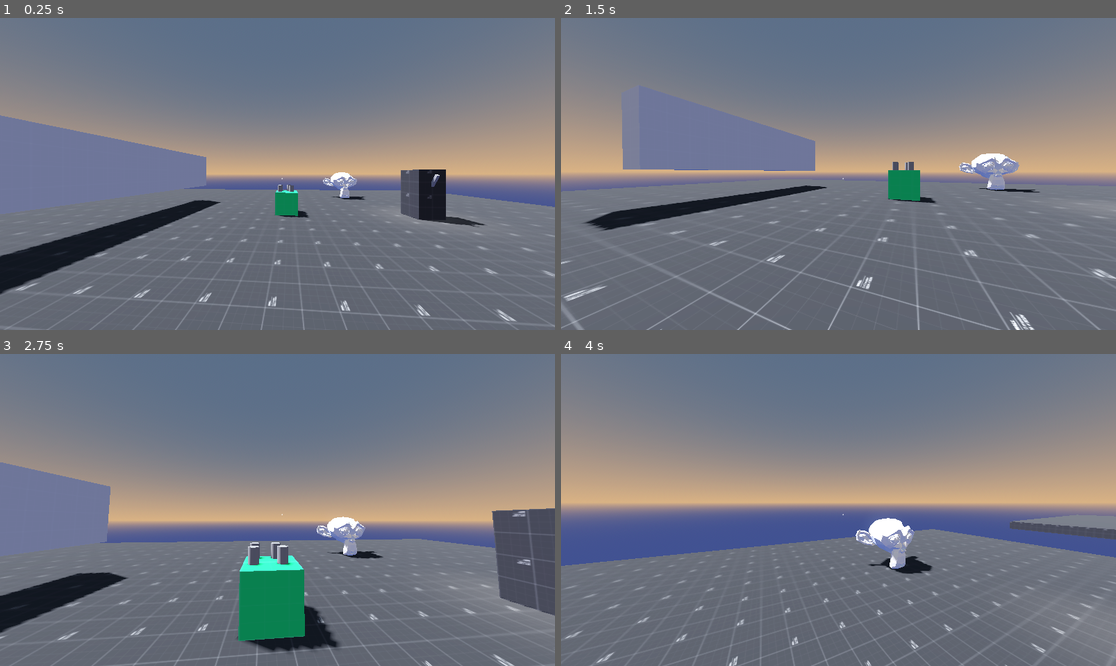
Above: before the commit, frames 1-4 (two rows, left to right).
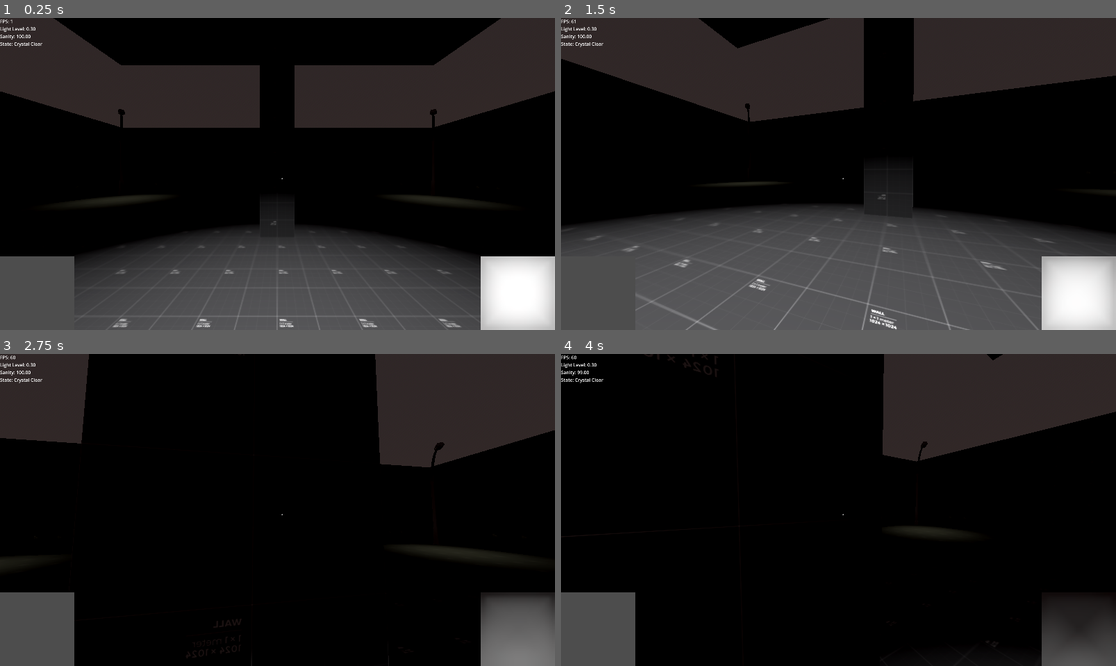
Above: after the commit, the same moments.

Repository: CrookedSmileStudios/ultimate_immersive_fps_horror
Game: Godot game, scene res://levels/sanity.tscn
Same seed, same stepped clock (60 frames per second), same inputs: the game is played once before the commit and once after it. Before the commit the project starts from res://levels/sandbox.tscn.
Inputs (mouse positions are in pixels of both pictures, inside the frame that each line leads up to):
- Up to frame 1 (0.25 s): no input
- Up to frame 2 (1.5 s): move the mouse to (866, 174) at 0.52 s; hold Ctrl (crouch) 0.53-1.28 s; hold W (forward) from 0.53 s (still down); tap Space (jump) at 0.77 s; move the mouse to (810, 174) at 1.27 s; click (810, 174) at 1.35 s
- Up to frame 3 (2.75 s): keep holding W (forward); tap Space (jump) at 1.52 s; move the mouse to (288, 503) at 2.02 s; right-click (288, 503) at 2.1 s
- Up to frame 4 (4 s): keep holding W (forward); move the mouse to (832, 516) at 2.77 s; tap Shift (sprint) at 2.85 s; tap Space (jump) at 3.02, 3.77 s; move the mouse to (877, 513) at 3.52 s; hold Ctrl (crouch) from 3.53 s (still down)

The runs differ from the first frame. In frame 1, 98% of the frame differs, in the area x 0-100%, y 0-100%; in frame 2, 95%; in frame 3, 99%; in frame 4, 100%.

Commit message:
light detection and basic sanity effects

Diff:
--- /dev/null
+++ b/assets/streetlight/streetlight.tscn
@@ -0,0 +1,12 @@
+[gd_scene load_steps=2 format=3 uid="uid://bocfqnlvmtbs3"]
+
+[ext_resource type="PackedScene" uid="uid://y8e5ahfsfkqj" path="res://assets/streetlight/Street Light.glb" id="1_xkck5"]
+
+[node name="Streetlight" instance=ExtResource("1_xkck5")]
+
+[node name="SpotLight3D" type="SpotLight3D" parent="." index="1"]
+transform = Transform3D(1, 0, 0, 0, -0.258819, 0.965926, 0, -0.965926, -0.258819, 0, 6.19898, 2.4173)
+light_color = Color(0.99345, 1, 0.806687, 1)
+light_energy = 5.0
+spot_range = 8.0
+spot_angle = 35.0
--- /dev/null
+++ b/levels/sanity.tscn
@@ -0,0 +1,127 @@
+[gd_scene load_steps=8 format=3 uid="uid://rx5fgdlb6d6l"]
+
+[ext_resource type="Texture2D" uid="uid://o2n1nqo1yahd" path="res://assets/kenney_protoype_textures/PNG/Dark/texture_13.png" id="1_cmxv0"]
+[ext_resource type="PackedScene" uid="uid://bocfqnlvmtbs3" path="res://assets/streetlight/streetlight.tscn" id="2_c73gi"]
+[ext_resource type="PackedScene" uid="uid://luy7w0qfph84" path="res://player/player.tscn" id="2_crchu"]
+
+[sub_resource type="ProceduralSkyMaterial" id="ProceduralSkyMaterial_crchu"]
+sky_top_color = Color(0.192713, 0.165358, 0.166351, 1)
+sky_horizon_color = Color(0.215523, 0.173418, 0.16469, 1)
+ground_bottom_color = Color(0, 0, 0, 1)
+ground_horizon_color = Color(0.215523, 0.173418, 0.16469, 1)
+
+[sub_resource type="Sky" id="Sky_c73gi"]
+sky_material = SubResource("ProceduralSkyMaterial_crchu")
+
+[sub_resource type="Environment" id="Environment_4m1x3"]
+background_mode = 2
+sky = SubResource("Sky_c73gi")
+glow_enabled = true
+volumetric_fog_enabled = true
+volumetric_fog_density = 0.2
+volumetric_fog_albedo = Color(0, 0, 0, 1)
+
+[sub_resource type="StandardMaterial3D" id="StandardMaterial3D_c73gi"]
+albedo_texture = ExtResource("1_cmxv0")
+uv1_triplanar = true
+
+[node name="Sanity" type="Node3D"]
+
+[node name="WorldEnvironment" type="WorldEnvironment" parent="."]
+environment = SubResource("Environment_4m1x3")
+
+[node name="DirectionalLight3D" type="DirectionalLight3D" parent="."]
+transform = Transform3D(-0.866023, -0.433016, 0.250001, 0, 0.499998, 0.866027, -0.500003, 0.749999, -0.43301, 0, 0, 0)
+light_energy = 0.0
+light_indirect_energy = 0.0
+light_volumetric_fog_energy = 0.0
+shadow_enabled = true
+sky_mode = 2
+
+[node name="Env" type="Node3D" parent="."]
+
+[node name="Floor" type="CSGBox3D" parent="Env"]
+transform = Transform3D(1, 0, 0, 0, 1, 0, 0, 0, 1, 0, 0.5, 0)
+use_collision = true
+size = Vector3(30, 1, 30)
+material = SubResource("StandardMaterial3D_c73gi")
+
+[node name="Wall1" type="CSGBox3D" parent="Env"]
+transform = Transform3D(1, 0, 0, 0, 1, 0, 0, 0, 1, 0, 4, -14.5)
+use_collision = true
+size = Vector3(30, 6, 1)
+material = SubResource("StandardMaterial3D_c73gi")
+
+[node name="Wall2" type="CSGBox3D" parent="Env"]
+transform = Transform3D(1, 0, 0, 0, 1, 0, 0, 0, 1, 0, 4, 14.5)
+use_collision = true
+size = Vector3(30, 6, 1)
+material = SubResource("StandardMaterial3D_c73gi")
+
+[node name="Wall3" type="CSGBox3D" parent="Env"]
+transform = Transform3D(-4.37114e-08, 0, -1, 0, 1, 0, 1, 0, -4.37114e-08, 14.5, 4, 0)
+use_collision = true
+size = Vector3(28, 6, 1)
+material = SubResource("StandardMaterial3D_c73gi")
+
+[node name="Wall4" type="CSGBox3D" parent="Env"]
+transform = Transform3D(-4.37114e-08, 0, -1, 0, 1, 0, 1, 0, -4.37114e-08, -14.5, 4, 0)
+use_collision = true
+size = Vector3(28, 6, 1)
+material = SubResource("StandardMaterial3D_c73gi")
+
+[node name="Post" type="CSGBox3D" parent="Env"]
+transform = Transform3D(1, 0, 0, 0, 1, 0, 0, 0, 1, -5, 3.5, 0)
+use_collision = true
+size = Vector3(1, 7, 1)
+material = SubResource("StandardMaterial3D_c73gi")
+
+[node name="Post2" type="CSGBox3D" parent="Env"]
+transform = Transform3D(1, 0, 0, 0, 1, 0, 0, 0, 1, 5, 3.5, 0)
+use_collision = true
+size = Vector3(1, 7, 1)
+material = SubResource("StandardMaterial3D_c73gi")
+
+[node name="Post3" type="CSGBox3D" parent="Env"]
+transform = Transform3D(-4.37114e-08, 0, 1, 0, 1, 0, -1, 0, -4.37114e-08, 2.18557e-07, 3.5, 5)
+use_collision = true
+size = Vector3(1, 7, 1)
+material = SubResource("StandardMaterial3D_c73gi")
+
+[node name="Post4" type="CSGBox3D" parent="Env"]
+transform = Transform3D(-4.37114e-08, 0, 1, 0, 1, 0, -1, 0, -4.37114e-08, -2.18557e-07, 3.5, -5)
+use_collision = true
+size = Vector3(1, 7, 1)
+material = SubResource("StandardMaterial3D_c73gi")
+
+[node name="Ceiling" type="CSGBox3D" parent="Env"]
+transform = Transform3D(1, 0, 0, 0, 1, 0, 0, 0, 1, 0, 7.5, 0)
+use_collision = true
+size = Vector3(12, 1, 12)
+material = SubResource("StandardMaterial3D_c73gi")
+
+[node name="Streetlight" parent="Env" instance=ExtResource("2_c73gi")]
+transform = Transform3D(-0.707107, 0, 0.707107, 0, 1, 0, -0.707107, 0, -0.707107, -13.5, 1, 13.5)
+
+[node name="SpotLight3D" parent="Env/Streetlight" index="1"]
+light_color = Color(1, 0.574422, 0.480852, 1)
+light_energy = 15.0
+
+[node name="Streetlight2" parent="Env" instance=ExtResource("2_c73gi")]
+transform = Transform3D(-0.707107, 0, -0.707107, 0, 1, 0, 0.707107, 0, -0.707107, 13.723, 1, 13.5071)
+
+[node name="Streetlight3" parent="Env" instance=ExtResource("2_c73gi")]
+transform = Transform3D(0.707107, 0, -0.707107, 0, 1, 0, 0.707107, 0, 0.707107, 13.5, 1, -13.5)
+
+[node name="Streetlight4" parent="Env" instance=ExtResource("2_c73gi")]
+transform = Transform3D(0.707107, 0, 0.707107, 0, 1, 0, -0.707107, 0, 0.707107, -13.5, 1, -13.5)
+
+[node name="SpotLight3D" type="SpotLight3D" parent="Env"]
+transform = Transform3D(1, 0, 0, 0, -4.37114e-08, 1, 0, -1, -4.37114e-08, 0, 6.86341, 0)
+light_energy = 16.0
+spot_range = 22.319
+
+[node name="Player" parent="." instance=ExtResource("2_crchu")]
+transform = Transform3D(1, 0, 0, 0, 1, 0, 0, 0, 1, 0, 1, 0)
+
+[editable path="Env/Streetlight"]
--- a/player/player.gd
+++ b/player/player.gd
@@ -48,6 +48,9 @@
 var head_bobbing_current_intensity: float = 0.0
 var head_bobbing_vector: Vector2 = Vector2.ZERO
 var head_bobbing_index: float = 0.0
+
+# Sanity Vars
+var light_level: float = 0.0
 
 func _ready() -> void:
 	Input.set_mouse_mode(Input.MOUSE_MODE_CAPTURED)
@@ -138,7 +141,6 @@
 	elif _player_state == PlayerState.SPRINTING:
 		current_speed = sprinting_speed
 
-
 func updateCamera(delta: float) -> void:
 	if player_state == PlayerState.AIR:
 		pass
@@ -174,6 +176,7 @@
 		eyes.position.x = lerp(eyes.position.x , 0.0 ,delta*lerp_speed)
 
 func set_camera_locked(locked: bool) -> void:
+
 	if locked:
 		current_sensitivity = 0.0
 		sensitivity_fading_in = false
--- a/player/player.tscn
+++ b/player/player.tscn
@@ -1,15 +1,29 @@
-[gd_scene load_steps=9 format=3 uid="uid://luy7w0qfph84"]
+[gd_scene load_steps=13 format=3 uid="uid://luy7w0qfph84"]
 
 [ext_resource type="Script" uid="uid://chmo46pkxaexp" path="res://player/player.gd" id="1_oul6g"]
 [ext_resource type="Texture2D" uid="uid://dgh3ul6rjlkgi" path="res://assets/reticles/white_reticle.png" id="2_g1dw6"]
 [ext_resource type="PackedScene" uid="uid://bnvad8jy4rflu" path="res://interaction/interaction_controller.tscn" id="2_rkbax"]
 [ext_resource type="Texture2D" uid="uid://d1jemmogcuxvf" path="res://assets/reticles/tile_0155.png" id="3_qjkh3"]
 [ext_resource type="Texture2D" uid="uid://bgj2lgeergj4y" path="res://assets/reticles/tile_0156.png" id="4_g6k8r"]
+[ext_resource type="Texture2D" uid="uid://dq8fx86by642v" path="res://assets/kenney_protoype_textures/PNG/Green/texture_01.png" id="5_boad6"]
+[ext_resource type="PackedScene" uid="uid://c0bcshd6w44pb" path="res://player/sanity_controller.tscn" id="6_g6k8r"]
 
 [sub_resource type="CapsuleShape3D" id="CapsuleShape3D_kqu6x"]
 
 [sub_resource type="CapsuleShape3D" id="CapsuleShape3D_oul6g"]
 height = 1.0
+
+[sub_resource type="StandardMaterial3D" id="StandardMaterial3D_g6k8r"]
+cull_mode = 2
+albedo_texture = ExtResource("5_boad6")
+
+[sub_resource type="SphereMesh" id="SphereMesh_g6k8r"]
+lightmap_size_hint = Vector2i(11, 6)
+material = SubResource("StandardMaterial3D_g6k8r")
+radius = 0.3
+height = 0.6
+radial_segments = 4
+rings = 1
 
 [sub_resource type="SphereShape3D" id="SphereShape3D_qjkh3"]
 radius = 3.0
@@ -53,6 +67,12 @@
 texture = ExtResource("4_g6k8r")
 stretch_mode = 3
 
+[node name="Debug" type="Label" parent="GUI/ReticleLayer/Control"]
+unique_name_in_owner = true
+layout_mode = 0
+offset_right = 40.0
+offset_bottom = 23.0
+
 [node name="StandingCollisionShape" type="CollisionShape3D" parent="."]
 transform = Transform3D(1, 0, 0, 0, 1, 0, 0, 0, 1, 0, 1, 0)
 shape = SubResource("CapsuleShape3D_kqu6x")
@@ -69,6 +89,7 @@
 
 [node name="Camera3D" type="Camera3D" parent="Head/Eyes"]
 unique_name_in_owner = true
+cull_mask = 524287
 fov = 90.0
 
 [node name="InteractionRaycast" type="RayCast3D" parent="Head/Eyes/Camera3D"]
@@ -79,13 +100,61 @@
 unique_name_in_owner = true
 transform = Transform3D(1, 0, 0, 0, 1, 0, 0, 0, 1, 0, 0, -2)
 
+[node name="SubViewport" type="SubViewport" parent="."]
+unique_name_in_owner = true
+handle_input_locally = false
+size = Vector2i(16, 16)
+render_target_update_mode = 4
+
+[node name="LightDetection" type="Node3D" parent="SubViewport"]
+unique_name_in_owner = true
+
+[node name="LightCamera" type="Camera3D" parent="SubViewport/LightDetection"]
+unique_name_in_owner = true
+transform = Transform3D(1, 0, 0, 0, -4.37114e-08, 1, 0, -1, -4.37114e-08, 0, 1.73379, 0)
+fov = 20.0
+size = 0.7
+far = 1.0
+
+[node name="MeshInstance3D" type="MeshInstance3D" parent="SubViewport/LightDetection"]
+transform = Transform3D(0.707107, 0, -0.707107, 0, 1, 0, 0.707107, 0, 0.707107, 0, 0.85, 0)
+layers = 524288
+mesh = SubResource("SphereMesh_g6k8r")
+
 [node name="StandupCheck" type="RayCast3D" parent="."]
 target_position = Vector3(0, 2, 0)
+
+[node name="InteractableCheck" type="Area3D" parent="."]
+visible = false
+
+[node name="CollisionShape3D" type="CollisionShape3D" parent="InteractableCheck"]
+shape = SubResource("SphereShape3D_qjkh3")
 
 [node name="InteractionController" parent="." instance=ExtResource("2_rkbax")]
 unique_name_in_owner = true
 
-[node name="InteractableCheck" type="Area3D" parent="."]
+[node name="SanityController" parent="." instance=ExtResource("6_g6k8r")]
+unique_name_in_owner = true
 
-[node name="CollisionShape3D" type="CollisionShape3D" parent="InteractableCheck"]
-shape = SubResource("SphereShape3D_qjkh3")
+[node name="SanityCamView" type="TextureRect" parent="SanityController"]
+unique_name_in_owner = true
+custom_minimum_size = Vector2(256, 256)
+anchors_preset = 3
+anchor_left = 1.0
+anchor_top = 1.0
+anchor_right = 1.0
+anchor_bottom = 1.0
+offset_left = -256.0
+offset_top = -256.0
+grow_horizontal = 0
+grow_vertical = 0
+
+[node name="AverageLightColorView" type="ColorRect" parent="SanityController"]
+unique_name_in_owner = true
+custom_minimum_size = Vector2(256, 256)
+anchors_preset = 2
+anchor_top = 1.0
+anchor_bottom = 1.0
+offset_top = -256.0
+offset_right = 256.0
+grow_vertical = 0
--- /dev/null
+++ b/player/sanity_controller.gd
@@ -0,0 +1,91 @@
+extends Node
+
+@onready var light_detection_viewport: SubViewport = %SubViewport
+@onready var sanity_cam_view: TextureRect = %SanityCamView
+@onready var average_light_color_view: ColorRect = %AverageLightColorView
+@onready var light_detection: Node3D = %LightDetection
+@onready var debug: Label = %Debug
+
+# Light Detection Variables
+var light_level: float = 0.0
+
+# Sanity Variables
+var sanity: float = 100.0
+var time_since_sanity_change: float = 0.0
+const SANITY_DRAIN_INTERVAL := .25 # seconds
+const DARKNESS_THRESHOLD := 0.3
+const SANITY_REGEN_TARGET := 51.0
+const SANITY_REGEN_RATE := 1.0 / SANITY_DRAIN_INTERVAL
+
+func _ready() -> void:
+	light_detection_viewport.debug_draw = Viewport.DEBUG_DRAW_LIGHTING
+
+func _process(delta: float) -> void:
+	light_level = get_light_level()
+
+	update_sanity(delta)
+	debug.text = "FPS: %d\nLight Level: %.2f\nSanity: %.2f\nState: %s" % [
+		Engine.get_frames_per_second(),
+		light_level,
+		sanity,
+		get_sanity_state()
+	]
+
+func get_average_color(texture: ViewportTexture) -> Color:
+	 # Get the Image of the input texture
+	var image = texture.get_image()
+	 # Resize the image to one pixel
+	image.resize(1, 1, Image.INTERPOLATE_LANCZOS)
+	# Read the color of that pixel
+	return image.get_pixel(0, 0)
+
+func get_light_level() -> float:
+	# Keep the Camera and the mesh attached to our player at all times
+	light_detection.global_position = get_parent().global_position
+	# Get the 2D image of what the camera is seeing. Update our visual aid.
+	var texture = light_detection_viewport.get_texture()
+	sanity_cam_view.texture = texture
+	# Get the average color of the camera texture. This will be our light level. Update visual aid.
+	var color = get_average_color(texture)
+	average_light_color_view.color = color
+	# Return the perceived brightness of the color
+	# luminance = 0.2126 * r + 0.7152 * g + 0.0722 * b
+	# These weights are based on the Rec. 709 standard (used in HDTV and sRGB),
+	# and represent how much each channel contributes to the overall brightness as seen by the human eye.
+	# The alpha value is ignored for this calculation
+	return color.get_luminance()
+
+func update_sanity(delta: float) -> void:
+	time_since_sanity_change += delta
+
+	if light_level <= DARKNESS_THRESHOLD:
+		# In darkness: lose sanity every "drain" interval
+		if time_since_sanity_change >= SANITY_DRAIN_INTERVAL and sanity > 0.0:
+			sanity -= 1.0
+			sanity = clamp(sanity, 0.0, 100.0)
+			time_since_sanity_change = 0.0
+	else:
+		# In light: regain sanity to at least 51%
+		if sanity < SANITY_REGEN_TARGET:
+			if time_since_sanity_change >= SANITY_DRAIN_INTERVAL:
+				sanity += SANITY_REGEN_RATE * SANITY_DRAIN_INTERVAL
+				sanity = clamp(sanity, 0.0, SANITY_REGEN_TARGET)
+				time_since_sanity_change = 0.0
+
+func get_sanity_state() -> String:
+	if sanity >= 75.0:
+		return "Crystal Clear"
+	elif sanity >= 50.0:
+		return "A slight headache"
+	elif sanity >= 25.0:
+		return "Head is pounding and hands are shaking"
+	elif sanity >= 1.0:
+		return "..."
+	else:
+		return "Unconscious"
+
+func drain_sanity(amount: float) -> void:
+	sanity = clamp(sanity - amount, 0.0, 100.0)
+
+func add_sanity(amount: float) -> void:
+	sanity = clamp(sanity + amount, 0.0, 100.0)
--- /dev/null
+++ b/player/sanity_controller.tscn
@@ -0,0 +1,6 @@
+[gd_scene load_steps=2 format=3 uid="uid://c0bcshd6w44pb"]
+
+[ext_resource type="Script" uid="uid://des1jptc7jwy0" path="res://player/sanity_controller.gd" id="1_gcf08"]
+
+[node name="SanityController" type="Node"]
+script = ExtResource("1_gcf08")
--- a/project.godot
+++ b/project.godot
@@ -11,7 +11,7 @@
 [application]
 
 config/name="Tutorial"
-run/main_scene="uid://8n8svovtgrsr"
+run/main_scene="uid://rx5fgdlb6d6l"
 config/features=PackedStringArray("4.4", "Forward Plus")
 config/icon="res://icon.svg"
 
@@ -19,6 +19,7 @@
 
 window/size/viewport_width=1920
 window/size/viewport_height=1080
+window/vsync/vsync_mode=0
 
 [input]
 
Not shown, removed: assets/door open.ogg.import
Binary file added: assets/streetlight/Street Light.glb
Not shown, added: assets/streetlight/Street Light.glb.import
Binary file added: assets/streetlight/Street Light_Zombie_Atlas.png
Not shown, added: assets/streetlight/Street Light_Zombie_Atlas.png.import
Not shown, added: player/sanity_controller.gd.uid
Not shown, removed: assets/door open.ogg
